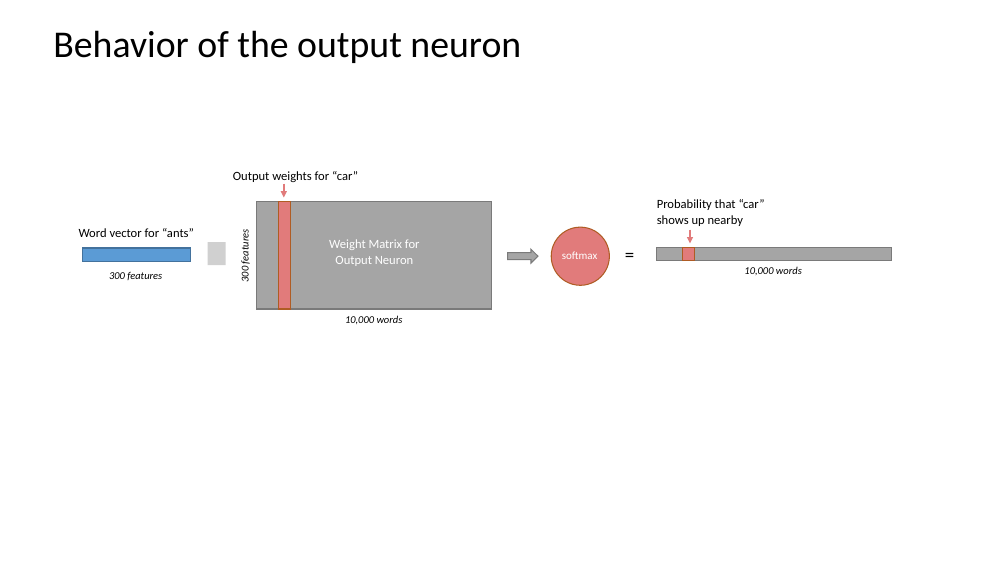
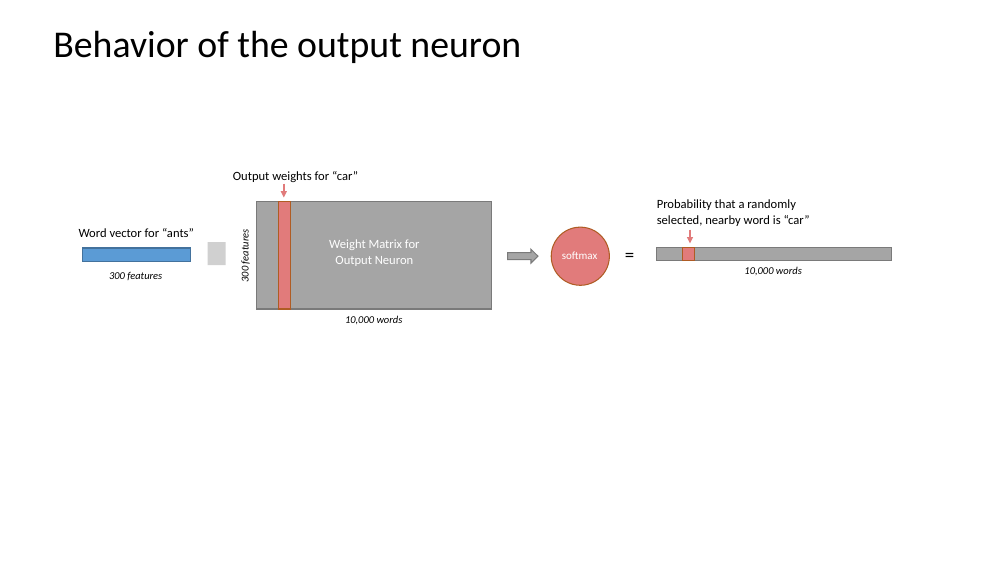
Before and after one commit to chrisjmccormick/chrisjmccormick.github.io, a slide deck: slide 7 of assets/word2vec/Word2Vec_Illustrations.pptx (slide 6 before the commit). Drawn at 1008x567 pixels with LibreOffice and Linux fonts; fonts in the diff are those of the drawing; grey boxes stand for pictures. Boxes give left, top, right and bottom in pixels: in the first picture for what was removed or moved away, otherwise in the second. Text is boxed around its words. In the diff, an @@ line names an element or a change of style, - is before the commit and + after.

```diff
--- a/assets/word2vec/Word2Vec_Illustrations.pptx
+++ b/assets/word2vec/Word2Vec_Illustrations.pptx
@@ text at (657, 199, 810, 226): text changed @@
-Probability that “car” shows up nearby
+Probability that a randomly selected, nearby word is “car”
```
Also in this commit, not shown: 2 other slides changed, 2 slides added, 6 other files.
